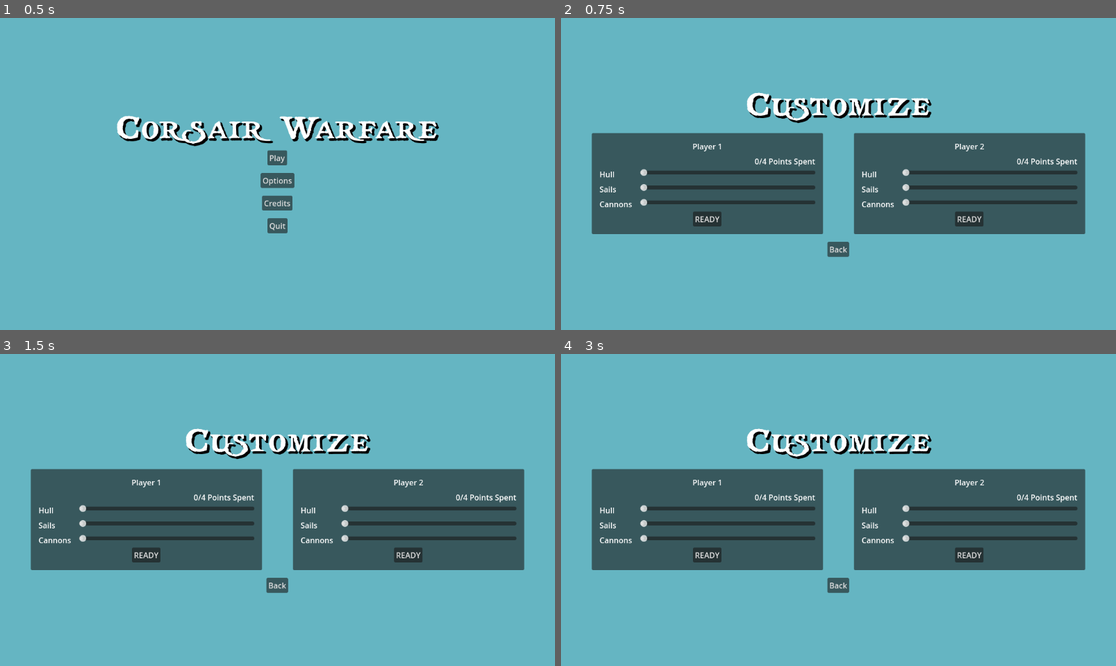
Above: before the commit, frames 1-4 (two rows, left to right).
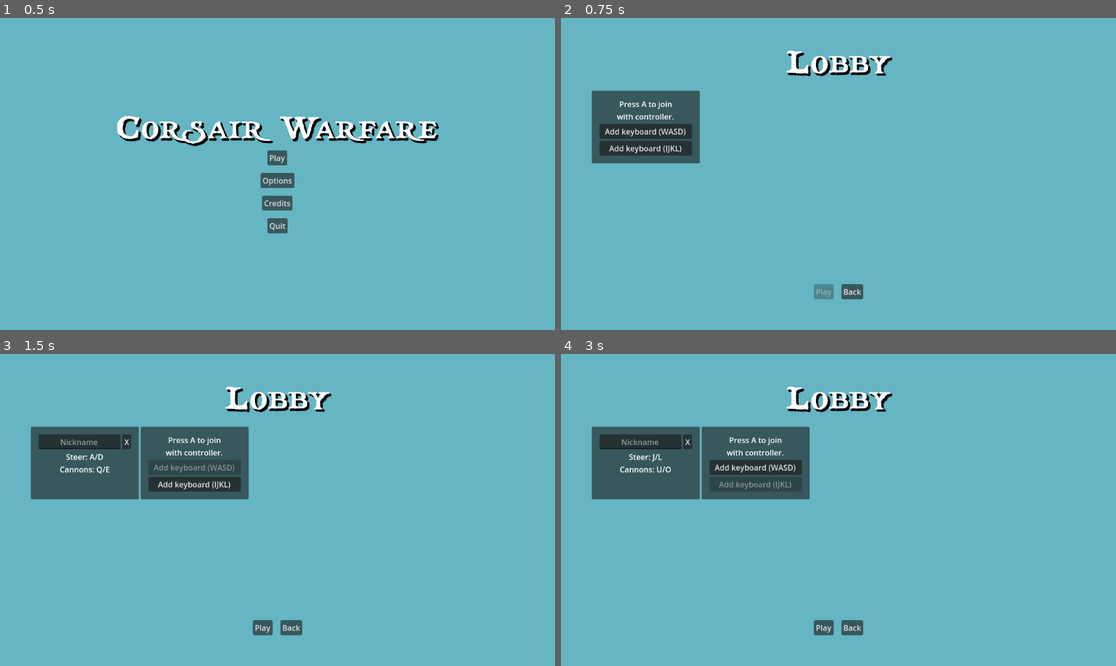
Above: after the commit, the same moments.

Repository: friedev/corsair-warfare
Game: Godot game, scene res://scenes/main.tscn
Two runs of this game, one before a commit and one after it. Both use one fixed random seed, a clock stepped at 60 frames per second and the inputs below. Sound files missing from this copy of the repository are replaced by a short silence.
Inputs (mouse positions are in pixels of both pictures, inside the frame that each line leads up to):
- Up to frame 1 (0.5 s): no input
- Up to frame 2 (0.75 s): click "Play" at 0.5 s
- Up to frame 3 (1.5 s): click (83, 466) at 1.25 s, where only the run after the commit has a clickable "Add keyboard (WASD)"
- Up to frame 4 (3 s): click (688, 441) at 2 s, where only the run after the commit has a clickable "X"; click (644, 485) at 2.75 s, where only the run after the commit has a clickable "Add keyboard (IJKL)"

Frame 1 is identical in both runs. In frame 2, 32% of the frame differs, in the area x 5-95%, y 10-91%; in frame 3, 32%; in frame 4, 32%.

Commit message:
Replace customization menu with lobby menu

Diff:
--- a/project.godot
+++ b/project.godot
@@ -14,6 +14,10 @@
 run/main_scene="res://scenes/main.tscn"
 config/features=PackedStringArray("4.0", "GL Compatibility")
 config/icon="res://icon.svg"
+
+[autoload]
+
+Globals="*res://scenes/globals.gd"
 
 [input]
 
--- /dev/null
+++ b/scenes/globals.gd
@@ -0,0 +1,25 @@
+extends Node
+
+# TODO localize player registration code
+signal player_registered(player: int)
+signal player_deregistered(player: int)
+
+const KEYBOARD_1_PLAYER := -1
+const KEYBOARD_2_PLAYER := -2
+const NO_PLAYER := -3
+
+var players := {}
+
+
+func register_player(player: int, ship_details: PlayerDetails) -> void:
+	if player == self.NO_PLAYER:
+		return
+	self.players[player] = ship_details
+	self.player_registered.emit(player)
+
+
+func deregister_player(player: int) -> void:
+	if player == self.NO_PLAYER:
+		return
+	self.players.erase(player)
+	self.player_deregistered.emit(player)
--- a/scenes/main.tscn
+++ b/scenes/main.tscn
@@ -6,7 +6,7 @@
 [ext_resource type="Texture2D" uid="uid://c02s3d4dov18p" path="res://scenes/world/wind/wind_particle.png" id="3_v1r5n"]
 [ext_resource type="Script" path="res://scenes/world/wind/wind_particles.gd" id="4_i4t2a"]
 [ext_resource type="Script" path="res://scenes/world/wind/wind.gd" id="5_hl8vl"]
-[ext_resource type="PackedScene" path="res://scenes/ui/menus/customization_menu.tscn" id="5_ke02y"]
+[ext_resource type="PackedScene" uid="uid://q3sofkfm3603" path="res://scenes/ui/menus/lobby_menu.tscn" id="5_ke02y"]
 [ext_resource type="PackedScene" path="res://scenes/world/environment/rock_long.tscn" id="6_fsva3"]
 [ext_resource type="PackedScene" path="res://scenes/world/environment/rock_big.tscn" id="7_1j5n2"]
 [ext_resource type="Texture2D" uid="uid://dpta5trs72k6v" path="res://scenes/world/ship/white_ship.png" id="7_icndf"]
@@ -165,10 +165,8 @@
 [node name="OptionsMenu" parent="MenuLayer" instance=ExtResource("14_6udvg")]
 visible = false
 
-[node name="CustomizationMenu" parent="MenuLayer" node_paths=PackedStringArray("ship1", "ship2") instance=ExtResource("5_ke02y")]
-visible = false
-ship1 = NodePath("../../World/Ship1")
-ship2 = NodePath("../../World/Ship2")
+[node name="LobbyMenu" parent="MenuLayer" instance=ExtResource("5_ke02y")]
+visible = false
 
 [node name="GameOverMenu" parent="MenuLayer" instance=ExtResource("16_pt5je")]
 visible = false
@@ -208,13 +206,13 @@
 [connection signal="destroyed" from="World/Ship2" to="MenuLayer/GameOverMenu" method="_on_ship_destroyed"]
 [connection signal="destroyed" from="World/Ship2" to="MenuLayer/PauseMenu" method="_on_ship_destroyed"]
 [connection signal="credits_button_pressed" from="MenuLayer/MainMenu" to="MenuLayer/CreditsMenu" method="_on_menu_open"]
-[connection signal="game_started" from="MenuLayer/MainMenu" to="MenuLayer/CustomizationMenu" method="_on_menu_open"]
+[connection signal="game_started" from="MenuLayer/MainMenu" to="MenuLayer/LobbyMenu" method="_on_menu_open"]
 [connection signal="options" from="MenuLayer/MainMenu" to="MenuLayer/OptionsMenu" method="_on_menu_open"]
 [connection signal="go_back" from="MenuLayer/OptionsMenu" to="MenuLayer/MainMenu" method="_on_menu_open"]
 [connection signal="screen_shake_toggled" from="MenuLayer/OptionsMenu" to="World/Camera2D" method="_on_options_menu_screen_shake_toggled"]
-[connection signal="go_back" from="MenuLayer/CustomizationMenu" to="MenuLayer/MainMenu" method="_on_menu_open"]
-[connection signal="players_ready" from="MenuLayer/CustomizationMenu" to="." method="_on_customization_menu_players_ready"]
-[connection signal="players_ready" from="MenuLayer/CustomizationMenu" to="MenuLayer/PauseMenu" method="_on_customization_menu_players_ready"]
+[connection signal="go_back" from="MenuLayer/LobbyMenu" to="MenuLayer/MainMenu" method="_on_menu_open"]
+[connection signal="players_ready" from="MenuLayer/LobbyMenu" to="." method="_on_customization_menu_players_ready"]
+[connection signal="players_ready" from="MenuLayer/LobbyMenu" to="MenuLayer/PauseMenu" method="_on_customization_menu_players_ready"]
 [connection signal="game_restarted" from="MenuLayer/GameOverMenu" to="." method="_on_game_restarted"]
 [connection signal="game_restarted" from="MenuLayer/PauseMenu" to="." method="_on_game_restarted"]
 [connection signal="back_button_pressed" from="MenuLayer/CreditsMenu" to="MenuLayer/MainMenu" method="_on_menu_open"]
--- /dev/null
+++ b/scenes/player_details.gd
@@ -0,0 +1,5 @@
+extends Resource
+class_name PlayerDetails
+
+var player: int
+var nickname := ""
--- a/scenes/ui/menus/customization_menu.gd
+++ /dev/null
@@ -1,50 +0,0 @@
-extends Container
-class_name CustomizationMenu
-
-signal players_ready
-signal go_back
-
-@export var ship1: Ship
-@export var ship2: Ship
-
-@onready var section1: CustomizationSection = %CustomizationSection1
-@onready var section2: CustomizationSection = %CustomizationSection2
-
-var player_1_ready := false
-var player_2_ready := false
-
-var hull_values: Array[float] = [1.0, 1.5, 2.0, 2.5]
-var sails_values: Array[float] = [1.0, (4.0 / 3.0), (5.0 / 3.0), 2.0]
-var cannons_values: Array[int] = [3, 4, 5, 6]
-
-
-func apply_customization(ship: Ship, section: CustomizationSection) -> void:
-	ship.max_health = self.hull_values[section.hull_slider.value]
-	ship.health = ship.max_health
-	ship.speed *= self.sails_values[section.sails_slider.value]
-	ship.cannon_count = self.cannons_values[section.cannons_slider.value]
-
-
-func _on_customization_section_1_player_ready() -> void:
-	self.player_1_ready = true
-	self.apply_customization(self.ship1, self.section1)
-	if self.player_2_ready:
-		self.players_ready.emit()
-		self.hide()
-
-
-func _on_customization_section_2_player_ready() -> void:
-	self.player_2_ready = true
-	self.apply_customization(self.ship2, self.section2)
-	if self.player_1_ready:
-		self.players_ready.emit()
-		self.hide()
-
-
-func _on_menu_open() -> void:
-	self.show()
-
-
-func _on_back_button_pressed() -> void:
-	self.go_back.emit()
-	self.hide()
--- a/scenes/ui/menus/customization_menu.tscn
+++ /dev/null
@@ -1,89 +0,0 @@
-[gd_scene load_steps=4 format=3]
-
-[ext_resource type="Script" path="res://scenes/ui/menus/customization_menu.gd" id="1_i366w"]
-[ext_resource type="PackedScene" path="res://scenes/ui/menus/customization_section.tscn" id="1_owfwi"]
-[ext_resource type="Theme" uid="uid://bo14ja623frqf" path="res://scenes/ui/title_theme.tres" id="2_t00gu"]
-
-[node name="CustomizationMenu" type="MarginContainer"]
-anchors_preset = 15
-anchor_right = 1.0
-anchor_bottom = 1.0
-grow_horizontal = 2
-grow_vertical = 2
-theme_override_constants/margin_left = 64
-theme_override_constants/margin_top = 64
-theme_override_constants/margin_right = 64
-theme_override_constants/margin_bottom = 64
-script = ExtResource("1_i366w")
-
-[node name="VBoxContainer" type="VBoxContainer" parent="."]
-layout_mode = 2
-theme_override_constants/separation = 16
-alignment = 1
-
-[node name="Label" type="Label" parent="VBoxContainer"]
-layout_mode = 2
-theme = ExtResource("2_t00gu")
-text = "Customize"
-horizontal_alignment = 1
-
-[node name="HBoxContainer" type="HBoxContainer" parent="VBoxContainer"]
-layout_mode = 2
-theme_override_constants/separation = 64
-
-[node name="PanelContainer" type="PanelContainer" parent="VBoxContainer/HBoxContainer"]
-layout_mode = 2
-size_flags_horizontal = 3
-
-[node name="MarginContainer" type="MarginContainer" parent="VBoxContainer/HBoxContainer/PanelContainer"]
-layout_mode = 2
-theme_override_constants/margin_left = 16
-theme_override_constants/margin_top = 16
-theme_override_constants/margin_right = 16
-theme_override_constants/margin_bottom = 16
-
-[node name="VBoxContainer" type="VBoxContainer" parent="VBoxContainer/HBoxContainer/PanelContainer/MarginContainer"]
-layout_mode = 2
-size_flags_horizontal = 3
-
-[node name="PlayerLabel" type="Label" parent="VBoxContainer/HBoxContainer/PanelContainer/MarginContainer/VBoxContainer"]
-layout_mode = 2
-text = "Player 1"
-horizontal_alignment = 1
-
-[node name="CustomizationSection1" parent="VBoxContainer/HBoxContainer/PanelContainer/MarginContainer/VBoxContainer" instance=ExtResource("1_owfwi")]
-unique_name_in_owner = true
-layout_mode = 2
-
-[node name="PanelContainer2" type="PanelContainer" parent="VBoxContainer/HBoxContainer"]
-layout_mode = 2
-size_flags_horizontal = 3
-
-[node name="MarginContainer" type="MarginContainer" parent="VBoxContainer/HBoxContainer/PanelContainer2"]
-layout_mode = 2
-theme_override_constants/margin_left = 16
-theme_override_constants/margin_top = 16
-theme_override_constants/margin_right = 16
-theme_override_constants/margin_bottom = 16
-
-[node name="VBoxContainer2" type="VBoxContainer" parent="VBoxContainer/HBoxContainer/PanelContainer2/MarginContainer"]
-layout_mode = 2
-size_flags_horizontal = 3
-
-[node name="PlayerLabel" type="Label" parent="VBoxContainer/HBoxContainer/PanelContainer2/MarginContainer/VBoxContainer2"]
-layout_mode = 2
-text = "Player 2"
-horizontal_alignment = 1
-
-[node name="CustomizationSection2" parent="VBoxContainer/HBoxContainer/PanelContainer2/MarginContainer/VBoxContainer2" instance=ExtResource("1_owfwi")]
-unique_name_in_owner = true
-layout_mode = 2
-
-[node name="BackButton" type="Button" parent="VBoxContainer"]
-layout_mode = 2
-size_flags_horizontal = 4
-text = "Back"
-
-[connection signal="player_ready" from="VBoxContainer/HBoxContainer/PanelContainer/MarginContainer/VBoxContainer/CustomizationSection1" to="." method="_on_customization_section_1_player_ready"]
-[connection signal="player_ready" from="VBoxContainer/HBoxContainer/PanelContainer2/MarginContainer/VBoxContainer2/CustomizationSection2" to="." method="_on_customization_section_2_player_ready"]
-[connection signal="pressed" from="VBoxContainer/BackButton" to="." method="_on_back_button_pressed"]
--- a/scenes/ui/menus/customization_section.gd
+++ /dev/null
@@ -1,58 +0,0 @@
-extends Container
-class_name CustomizationSection
-
-signal player_ready
-
-@export var max_points: int
-
-var is_player_ready := false
-
-@onready var points_label: Label = %PointsLabel
-@onready var ready_button: Button = %ReadyButton
-
-# TODO DRY?
-@onready var hull_slider: Slider = %HullSlider
-@onready var sails_slider: Slider = %SailsSlider
-@onready var cannons_slider: Slider = %CannonsSlider
-@onready var sliders: Array[Slider] = [
-	self.hull_slider,
-	self.sails_slider,
-	self.cannons_slider
-]
-
-
-func get_points_spent() -> int:
-	var points_spent := 0
-	for slider in self.sliders:
-		points_spent += slider.value
-	return points_spent
-
-
-func refresh() -> void:
-	var points_spent := self.get_points_spent()
-	self.points_label.text = "%d/%d Points Spent" % [points_spent, self.max_points]
-	if points_spent > max_points:
-		self.points_label.modulate = Color(1, 0.25, 0.25)
-		self.ready_button.disabled = true
-	else:
-		self.points_label.modulate = Color.WHITE
-		self.ready_button.disabled = false
-
-
-func _on_slider_value_changed(_value: float) -> void:
-	self.refresh()
-
-
-func _on_ready_button_pressed() -> void:
-	if self.get_points_spent() <= self.max_points:
-		self.ready_button.toggle_mode = true
-		self.ready_button.button_pressed = true
-		self.ready_button.disabled = true
-		for slider in self.sliders:
-			slider.editable = false
-		self.is_player_ready = true
-		self.player_ready.emit()
-
-
-func _ready() -> void:
-	self.refresh()
--- a/scenes/ui/menus/customization_section.tscn
+++ /dev/null
@@ -1,69 +0,0 @@
-[gd_scene load_steps=2 format=3]
-
-[ext_resource type="Script" path="res://scenes/ui/menus/customization_section.gd" id="1_sw0ox"]
-
-[node name="CustomizationSection" type="VBoxContainer"]
-anchors_preset = 15
-anchor_right = 1.0
-anchor_bottom = 1.0
-grow_horizontal = 2
-grow_vertical = 2
-size_flags_horizontal = 3
-script = ExtResource("1_sw0ox")
-max_points = 4
-
-[node name="TextureRect" type="TextureRect" parent="."]
-layout_mode = 2
-
-[node name="PointsLabel" type="Label" parent="."]
-unique_name_in_owner = true
-layout_mode = 2
-text = "4/4 Points Spent"
-horizontal_alignment = 2
-
-[node name="HBoxContainer" type="GridContainer" parent="."]
-layout_mode = 2
-theme_override_constants/h_separation = 16
-theme_override_constants/v_separation = 8
-columns = 2
-
-[node name="HullLabel" type="Label" parent="HBoxContainer"]
-layout_mode = 2
-text = "Hull"
-
-[node name="HullSlider" type="HSlider" parent="HBoxContainer"]
-unique_name_in_owner = true
-layout_mode = 2
-size_flags_horizontal = 3
-max_value = 3.0
-
-[node name="SailsLabel" type="Label" parent="HBoxContainer"]
-layout_mode = 2
-text = "Sails"
-
-[node name="SailsSlider" type="HSlider" parent="HBoxContainer"]
-unique_name_in_owner = true
-layout_mode = 2
-size_flags_horizontal = 3
-max_value = 3.0
-
-[node name="CannonsLabel" type="Label" parent="HBoxContainer"]
-layout_mode = 2
-text = "Cannons"
-
-[node name="CannonsSlider" type="HSlider" parent="HBoxContainer"]
-unique_name_in_owner = true
-layout_mode = 2
-size_flags_horizontal = 3
-max_value = 3.0
-
-[node name="ReadyButton" type="Button" parent="."]
-unique_name_in_owner = true
-layout_mode = 2
-size_flags_horizontal = 4
-text = "READY"
-
-[connection signal="value_changed" from="HBoxContainer/HullSlider" to="." method="_on_slider_value_changed"]
-[connection signal="value_changed" from="HBoxContainer/SailsSlider" to="." method="_on_slider_value_changed"]
-[connection signal="value_changed" from="HBoxContainer/CannonsSlider" to="." method="_on_slider_value_changed"]
-[connection signal="pressed" from="ReadyButton" to="." method="_on_ready_button_pressed"]
--- /dev/null
+++ b/scenes/ui/menus/lobby_menu.gd
@@ -0,0 +1,64 @@
+extends Control
+class_name CustomizationMenu
+
+signal players_ready
+signal go_back
+
+const PLAYER_SECTION_SCENE := preload("res://scenes/ui/menus/player_section.tscn")
+
+var index := 1
+var player_count := 0:
+	set(value):
+		player_count = value
+		self.update_play_button()
+
+@onready var player_section_container := %PlayerSectionContainer as Control
+@onready var play_button := %PlayButton as Button
+
+
+func add_player_section() -> void:
+	var new_section: PlayerSection = self.PLAYER_SECTION_SCENE.instantiate()
+	new_section.index = self.index
+	new_section.name += str(new_section.index)
+	self.index += 1
+	new_section.player_set.connect(self._on_player_section_player_set)
+	new_section.player_left.connect(self._on_player_section_player_left)
+	self.player_section_container.add_child(new_section)
+	new_section.show()
+
+
+func update_play_button() -> void:
+	self.play_button.disabled = self.player_count == 0
+
+
+func _ready() -> void:
+	self.add_player_section()
+
+
+func _on_menu_open() -> void:
+	self.show()
+
+
+func _on_back_button_pressed() -> void:
+	self.go_back.emit()
+	self.hide()
+
+
+func _on_play_button_pressed() -> void:
+	var index := 1
+	for details in Globals.players.values():
+		if details.nickname == "":
+			details.nickname = "Player %d" % index
+		index += 1
+	self.players_ready.emit()
+	self.hide()
+
+
+func _on_player_section_player_set(player: int) -> void:
+	if player != Globals.NO_PLAYER:
+		self.add_player_section()
+		self.player_count += 1
+
+
+func _on_player_section_player_left(player: int) -> void:
+	self.player_count -= 1
--- /dev/null
+++ b/scenes/ui/menus/lobby_menu.tscn
@@ -0,0 +1,57 @@
+[gd_scene load_steps=3 format=3 uid="uid://q3sofkfm3603"]
+
+[ext_resource type="Script" path="res://scenes/ui/menus/lobby_menu.gd" id="1_paxxu"]
+[ext_resource type="Theme" path="res://scenes/ui/title_theme.tres" id="2_t00gu"]
+
+[node name="LobbyMenu" type="MarginContainer"]
+anchors_preset = 15
+anchor_right = 1.0
+anchor_bottom = 1.0
+grow_horizontal = 2
+grow_vertical = 2
+theme_override_constants/margin_left = 64
+theme_override_constants/margin_top = 64
+theme_override_constants/margin_right = 64
+theme_override_constants/margin_bottom = 64
+script = ExtResource("1_paxxu")
+
+[node name="VBoxContainer" type="VBoxContainer" parent="."]
+layout_mode = 2
+theme_override_constants/separation = 16
+alignment = 1
+
+[node name="Label" type="Label" parent="VBoxContainer"]
+layout_mode = 2
+theme = ExtResource("2_t00gu")
+text = "Lobby"
+horizontal_alignment = 1
+
+[node name="ScrollContainer" type="ScrollContainer" parent="VBoxContainer"]
+layout_mode = 2
+size_flags_vertical = 3
+
+[node name="PlayerSectionContainer" type="HFlowContainer" parent="VBoxContainer/ScrollContainer"]
+unique_name_in_owner = true
+layout_mode = 2
+size_flags_horizontal = 3
+size_flags_vertical = 3
+
+[node name="HBoxContainer" type="HBoxContainer" parent="VBoxContainer"]
+layout_mode = 2
+theme_override_constants/separation = 16
+alignment = 1
+
+[node name="PlayButton" type="Button" parent="VBoxContainer/HBoxContainer"]
+unique_name_in_owner = true
+layout_mode = 2
+size_flags_horizontal = 4
+disabled = true
+text = "Play"
+
+[node name="BackButton" type="Button" parent="VBoxContainer/HBoxContainer"]
+layout_mode = 2
+size_flags_horizontal = 4
+text = "Back"
+
+[connection signal="pressed" from="VBoxContainer/HBoxContainer/PlayButton" to="." method="_on_play_button_pressed"]
+[connection signal="pressed" from="VBoxContainer/HBoxContainer/BackButton" to="." method="_on_back_button_pressed"]
--- /dev/null
+++ b/scenes/ui/menus/player_section.gd
@@ -0,0 +1,112 @@
+extends Control
+class_name PlayerSection
+
+signal player_set(player: int)
+signal player_left(player: int)
+
+var index: int
+
+var details := PlayerDetails.new()
+
+var player := Globals.NO_PLAYER:
+	set(value):
+		if value != Globals.NO_PLAYER and value in Globals.players:
+			return
+		self.set_controls_visible(false)
+		player = value
+		self.details.player = self.player
+		self.set_controls_visible(true)
+		self.updated_joined_containers()
+		Globals.register_player(self.player, self.details)
+		self.player_set.emit(self.player)
+
+@onready var joined_container := %JoinedContainer as Control
+@onready var not_joined_container := %NotJoinedContainer as Control
+
+@onready var keyboard_1_controls := %Keyboard1Controls as Control
+@onready var keyboard_2_controls := %Keyboard2Controls as Control
+@onready var joy_controls := %JoyControls as Control
+
+@onready var keyboard_1_button := %Keyboard1Button as Button
+@onready var keyboard_2_button := %Keyboard2Button as Button
+
+
+func get_controls() -> Control:
+	match self.player:
+		Globals.KEYBOARD_1_PLAYER:
+			return self.keyboard_1_controls
+		Globals.KEYBOARD_2_PLAYER:
+			return self.keyboard_2_controls
+		Globals.NO_PLAYER:
+			return null
+		_:
+			return self.joy_controls
+
+
+func set_controls_visible(visible: bool) -> void:
+	var controls := self.get_controls()
+	if controls != null:
+		controls.visible = visible
+
+
+func updated_joined_containers() -> void:
+	var joined := self.player != Globals.NO_PLAYER
+	self.not_joined_container.visible = not joined
+	self.joined_container.visible = joined
+
+
+func leave() -> void:
+	Globals.deregister_player(self.player)
+	self.player_left.emit(self.player)
+	self.queue_free()
+
+
+func update_keyboard_buttons() -> void:
+	self.keyboard_1_button.disabled = Globals.KEYBOARD_1_PLAYER in Globals.players
+	self.keyboard_2_button.disabled = Globals.KEYBOARD_2_PLAYER in Globals.players
+
+
+func _ready() -> void:
+	self.update_keyboard_buttons()
+	Globals.player_registered.connect(self._on_player_registered)
+	Globals.player_deregistered.connect(self._on_player_deregistered)
+
+
+func _unhandled_input(event: InputEvent) -> void:
+	if (
+		not self.is_visible_in_tree()
+		or event.is_pressed()
+		or not event is InputEventJoypadButton
+	):
+		return
+	var joy_event := event as InputEventJoypadButton
+	if self.player == Globals.NO_PLAYER:
+		if joy_event.button_index == JOY_BUTTON_A:
+			self.player = joy_event.device
+	else:
+		if joy_event.button_index == JOY_BUTTON_B:
+			self.leave()
+
+
+func _on_nickname_edit_text_changed(new_text: String) -> void:
+	self.details.nickname = new_text
+
+
+func _on_leave_button_pressed() -> void:
+	self.leave()
+
+
+func _on_keyboard_1_button_pressed() -> void:
+	self.player = Globals.KEYBOARD_1_PLAYER
+
+
+func _on_keyboard_2_button_pressed() -> void:
+	self.player = Globals.KEYBOARD_2_PLAYER
+
+
+func _on_player_registered(player: int) -> void:
+	self.update_keyboard_buttons()
+
+
+func _on_player_deregistered(player: int) -> void:
+	self.update_keyboard_buttons()
--- /dev/null
+++ b/scenes/ui/menus/player_section.tscn
@@ -0,0 +1,89 @@
+[gd_scene load_steps=2 format=3 uid="uid://yk2cbtctwao"]
+
+[ext_resource type="Script" path="res://scenes/ui/menus/player_section.gd" id="1_0lbsc"]
+
+[node name="PlayerSection" type="PanelContainer"]
+script = ExtResource("1_0lbsc")
+
+[node name="MarginContainer" type="MarginContainer" parent="."]
+layout_mode = 2
+theme_override_constants/margin_left = 16
+theme_override_constants/margin_top = 16
+theme_override_constants/margin_right = 16
+theme_override_constants/margin_bottom = 16
+
+[node name="VBoxContainer" type="VBoxContainer" parent="MarginContainer"]
+custom_minimum_size = Vector2(192, 0)
+layout_mode = 2
+
+[node name="NotJoinedContainer" type="VBoxContainer" parent="MarginContainer/VBoxContainer"]
+unique_name_in_owner = true
+layout_mode = 2
+
+[node name="JoyLabel" type="Label" parent="MarginContainer/VBoxContainer/NotJoinedContainer"]
+layout_mode = 2
+text = "Press A to join
+with controller."
+horizontal_alignment = 1
+
+[node name="Keyboard1Button" type="Button" parent="MarginContainer/VBoxContainer/NotJoinedContainer"]
+unique_name_in_owner = true
+layout_mode = 2
+text = "Add keyboard (WASD)"
+
+[node name="Keyboard2Button" type="Button" parent="MarginContainer/VBoxContainer/NotJoinedContainer"]
+unique_name_in_owner = true
+layout_mode = 2
+text = "Add keyboard (IJKL)"
+
+[node name="JoinedContainer" type="VBoxContainer" parent="MarginContainer/VBoxContainer"]
+unique_name_in_owner = true
+visible = false
+layout_mode = 2
+
+[node name="HBoxContainer" type="HBoxContainer" parent="MarginContainer/VBoxContainer/JoinedContainer"]
+layout_mode = 2
+
+[node name="NicknameEdit" type="LineEdit" parent="MarginContainer/VBoxContainer/JoinedContainer/HBoxContainer"]
+unique_name_in_owner = true
+layout_mode = 2
+size_flags_horizontal = 3
+placeholder_text = "Nickname"
+alignment = 1
+max_length = 10
+
+[node name="LeaveButton" type="Button" parent="MarginContainer/VBoxContainer/JoinedContainer/HBoxContainer"]
+layout_mode = 2
+size_flags_horizontal = 8
+size_flags_vertical = 0
+text = "X"
+
+[node name="Keyboard1Controls" type="Label" parent="MarginContainer/VBoxContainer/JoinedContainer"]
+unique_name_in_owner = true
+visible = false
+layout_mode = 2
+text = "Steer: A/D
+Cannons: Q/E"
+horizontal_alignment = 1
+
+[node name="Keyboard2Controls" type="Label" parent="MarginContainer/VBoxContainer/JoinedContainer"]
+unique_name_in_owner = true
+visible = false
+layout_mode = 2
+text = "Steer: J/L
+Cannons: U/O"
+horizontal_alignment = 1
+
+[node name="JoyControls" type="Label" parent="MarginContainer/VBoxContainer/JoinedContainer"]
+unique_name_in_owner = true
+visible = false
+layout_mode = 2
+text = "Steer: Left Stick
+Cannons: Triggers
+Leave: B"
+horizontal_alignment = 1
+
+[connection signal="pressed" from="MarginContainer/VBoxContainer/NotJoinedContainer/Keyboard1Button" to="." method="_on_keyboard_1_button_pressed"]
+[connection signal="pressed" from="MarginContainer/VBoxContainer/NotJoinedContainer/Keyboard2Button" to="." method="_on_keyboard_2_button_pressed"]
+[connection signal="text_changed" from="MarginContainer/VBoxContainer/JoinedContainer/HBoxContainer/NicknameEdit" to="." method="_on_nickname_edit_text_changed"]
+[connection signal="pressed" from="MarginContainer/VBoxContainer/JoinedContainer/HBoxContainer/LeaveButton" to="." method="_on_leave_button_pressed"]
Not shown: 1 places in scenes/main.tscn that only renumber resources
